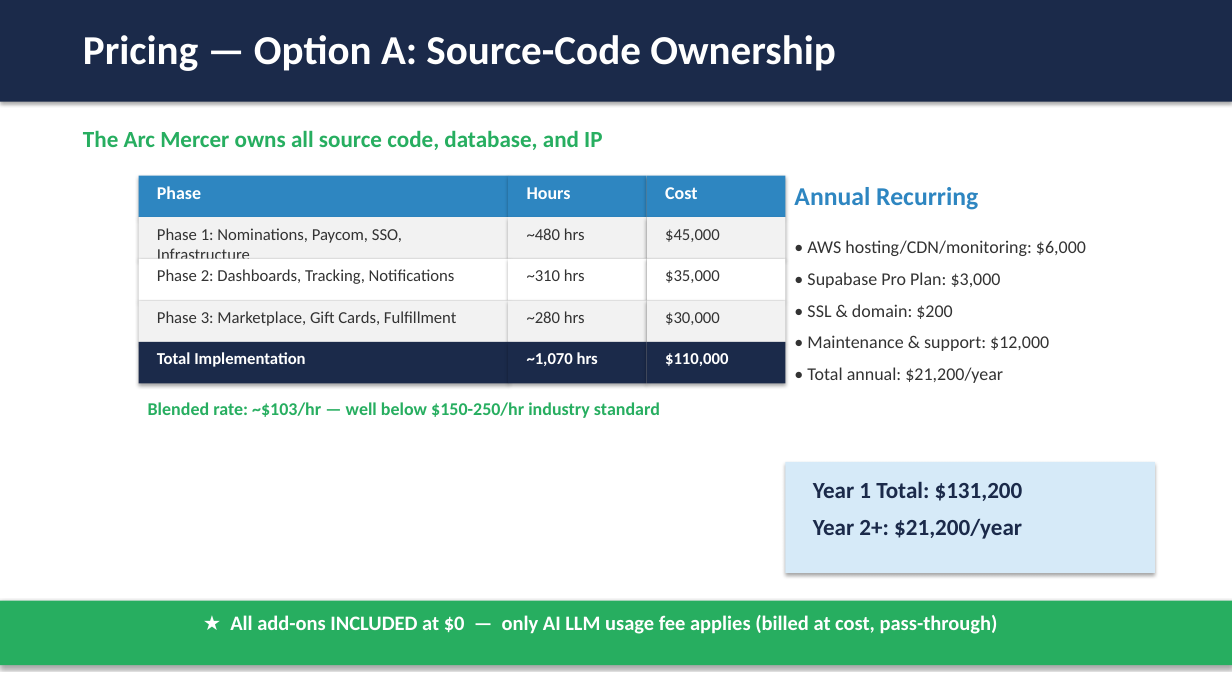
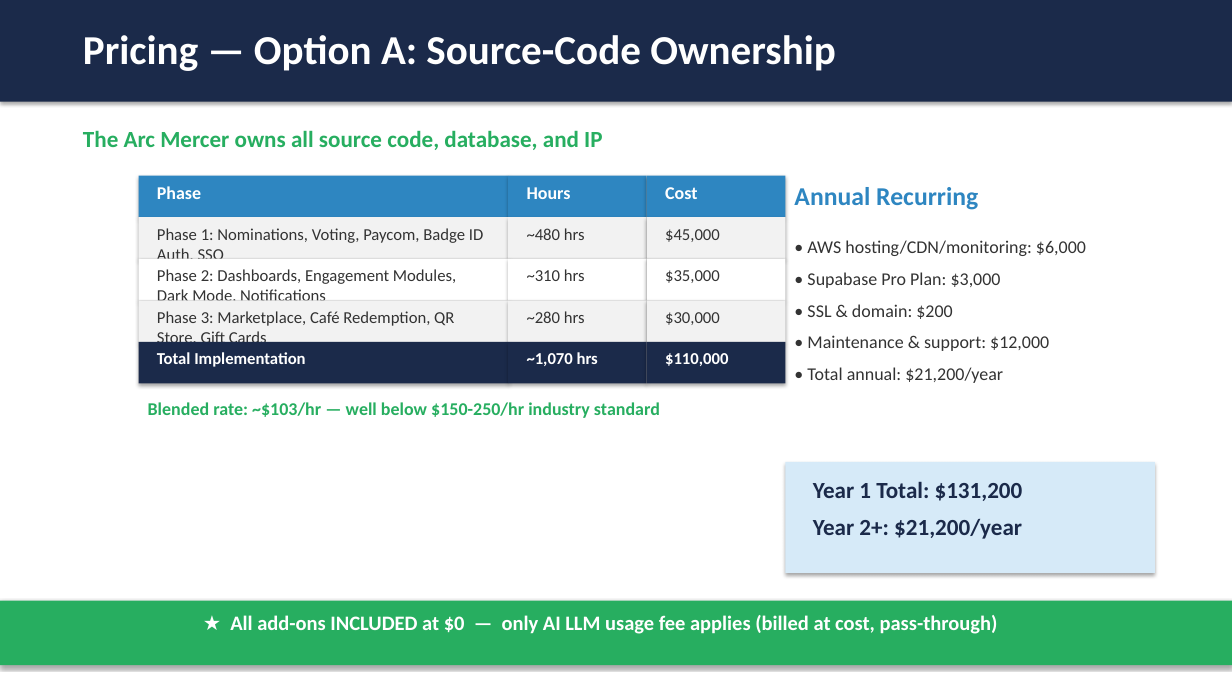
Before and after one commit to mingjyesheng-ioteye/sb_rewards, a slide deck: slide 15 of RFP/IoTeye - Arc Mercer Pitch.pptx. Drawn at 1232x693 pixels with LibreOffice and Linux fonts; fonts in the diff are those of the drawing. Boxes give left, top, right and bottom in pixels: in the first picture for what was removed or moved away, otherwise in the second. Text is boxed around its words. In the diff, an @@ line names an element or a change of style, - is before the commit and + after.

```diff
--- a/RFP/IoTeye - Arc Mercer Pitch.pptx
+++ b/RFP/IoTeye - Arc Mercer Pitch.pptx
@@ text at (157, 228, 483, 259): text changed @@
-Phase 1: Nominations, Paycom, SSO, Infrastructure
+Phase 1: Nominations, Voting, Paycom, Badge ID Auth, SSO
@@ text at (157, 269, 456, 301): text changed @@
-Phase 2: Dashboards, Tracking, Notifications
+Phase 2: Dashboards, Engagement Modules, Dark Mode, Notifications
@@ text at (157, 311, 454, 348): text changed @@
-Phase 3: Marketplace, Gift Cards, Fulfillment
+Phase 3: Marketplace, Café Redemption, QR Store, Gift Cards
```
Also in this commit, not shown: 8 other slides changed, 1 slide added, 1 slide removed, 4 other files.
